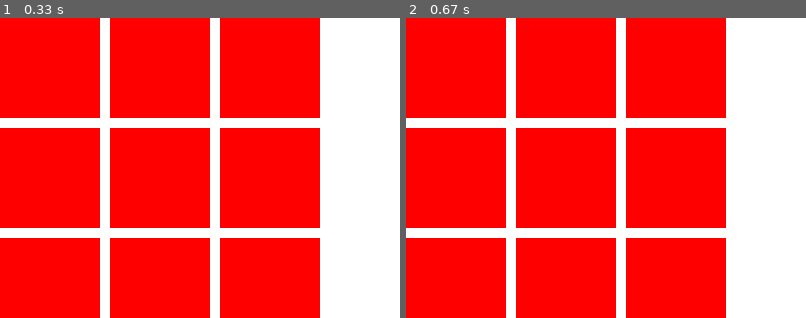
Above: before the commit, frames 1-2 (left to right).
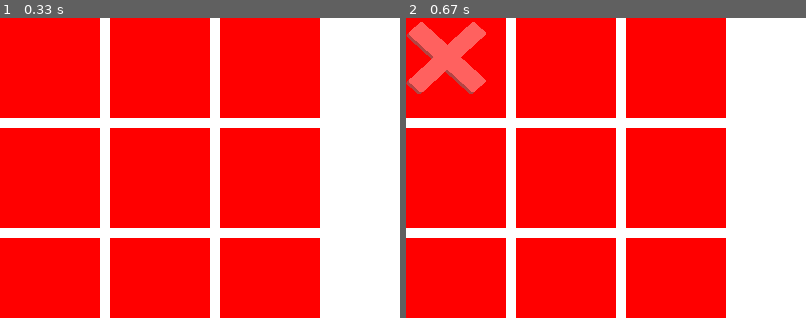
Above: after the commit, the same moments.

Repository: voidzenn/pygame_tic-tac-toe
Game: pygame game, started from main.py
Same seed, same stepped clock (60 frames per second), same inputs: the game is played once before the commit and once after it.
Inputs (mouse positions are % of the whole screen's width and height, from its top left):
- Up to frame 1 (0.33 s): no input
- Up to frame 2 (0.67 s): click (6, 8) at 0.38 s
The pictures show only the part of the screen within x 0-50%, y 0-50%; the shares and areas given below are measured in that part.

Frame 1 is identical in both runs. In frame 2, 2.6% of the frame differs, in the area x 0-20%, y 1-26%.

Commit message:
Added class image, cross_image and added the assets

Diff:
--- /dev/null
+++ b/classes/cross_image.py
@@ -0,0 +1,18 @@
+from classes.image import Image
+
+class CrossImage(Image):
+  def __init__(self, screen, position, size = 80):
+    super().__init__()
+    self.image_load = super().image_load("cross.png")
+    self.size = size
+    self.screen = screen
+    self.position = position
+
+  def get_resized_image(self):
+    return super().resized_image(self.image_load, self.size, self.size)
+
+  def get_rect(self):
+    return self.get_resized_image().get_rect()
+
+  def display(self):
+    self.screen.blit(self.get_resized_image(), (self.position))
--- /dev/null
+++ b/classes/image.py
@@ -0,0 +1,18 @@
+import pygame
+
+class Image:
+  def __init__(self):
+    self.root_path = "assets/images"
+
+  def image_load(self, img_name):
+    try:
+      path = self.root_path + "/" + img_name
+      return pygame.image.load(path)
+    except FileNotFoundError:
+      print("File cannot be found")
+
+  def resized_image(self, image, x, y):
+    return pygame.transform.scale(image, (x, y))
+
+  def get_rect(self, image):
+    return image.get_rect()
--- a/main.py
+++ b/main.py
@@ -2,6 +2,7 @@
 import sys
 
 from classes.box import Box
+from classes.cross_image import CrossImage
 
 BACKGROUND_COLOR = (255, 255, 255)
 SCREEN_WIDTH = 800
@@ -25,6 +26,9 @@
 def handle_click(mouse_pos):
   for box in box_positions:
     current_position = box.is_hovered(mouse_pos)
+    if current_position:
+      image = CrossImage(screen, current_position)
+      image.display()
 
 pygame.init()
 
Binary file added: assets/images/circle.png
Binary file added: assets/images/cross.png
